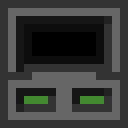
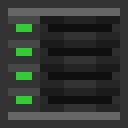
The second 128×128 image is a revision of the first. Changes to its layers:
hid group "printer" (2 layers) over [8, 16, 120, 112]
showed group "rack" (13 layers) over [8, 16, 120, 112]
added group "diskdrive" with 2 layers in group "rack" over [8, 16, 120, 112]
added layer "front on" (1st of 4, in "rack" › "diskdrive") in group "diskdrive" over [16, 24, 32, 104]
added layer "front-terminal" (1st of 2, in "rack" › "diskdrive") in group "diskdrive" over [8, 16, 120, 112]
added layer "front" (4th of 7, in "rack") in group "rack" over [8, 16, 120, 112]
